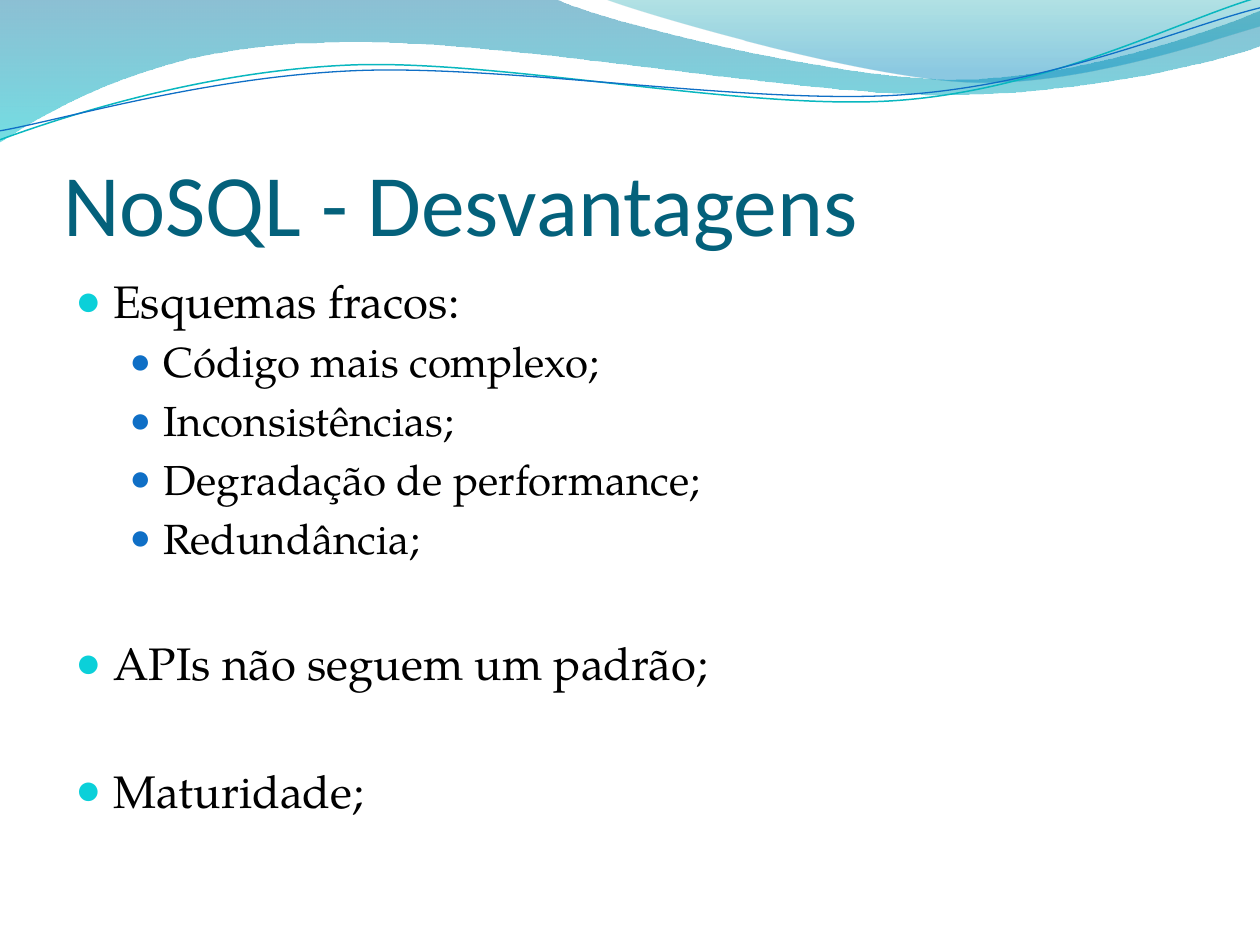
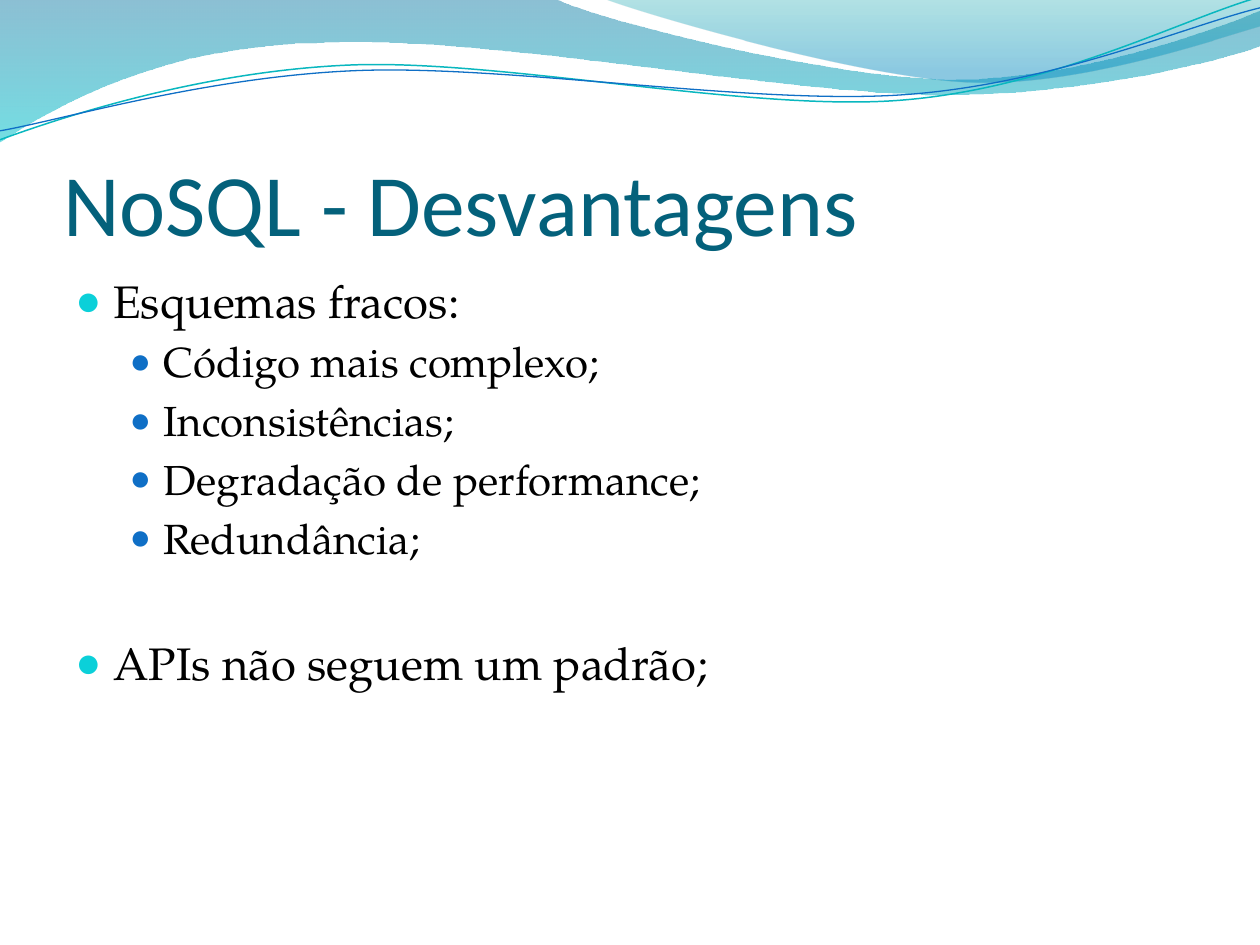
Before and after one commit to leonardopordeus/BD, a slide deck: slide 9 of Aula04.pptx (slide 6 before the commit). Drawn at 1260x945 pixels with LibreOffice and Linux fonts; fonts in the diff are those of the drawing; background and template pictures are left out. Boxes give left, top, right and bottom in pixels: in the first picture for what was removed or moved away, otherwise in the second. Text is boxed around its words. In the diff, an @@ line names an element or a change of style, - is before the commit and + after.

```diff
--- a/Aula04.pptx
+++ b/Aula04.pptx
@@ text at (113,775,364,815): paragraph removed @@
-● Maturidade;
```
Also in this commit, not shown: 4 other slides changed, 9 slides added, 3 other files.
